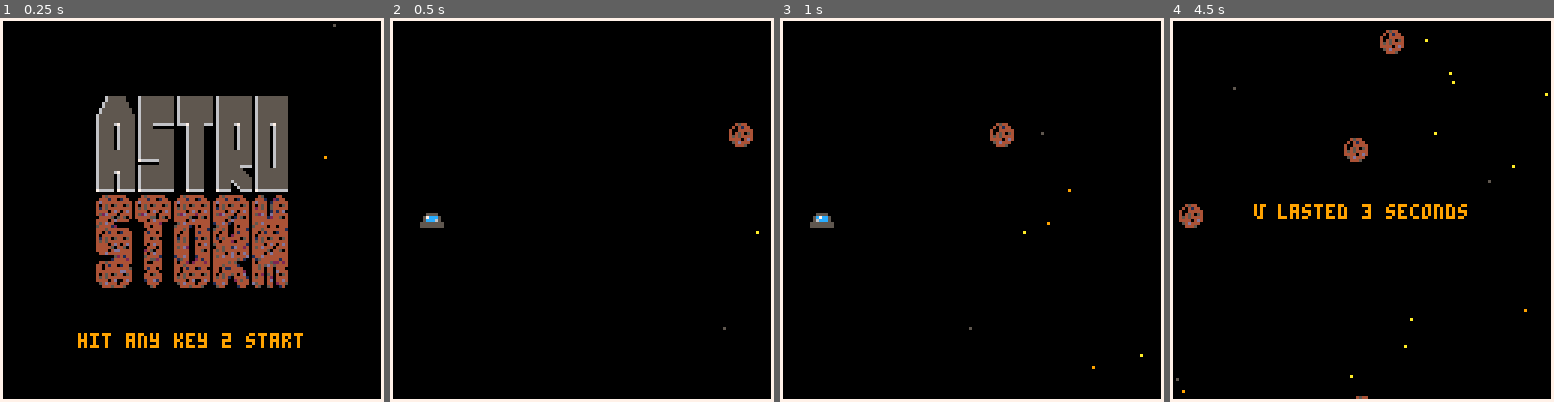
Above: before the commit, frames 1-4 (left to right).
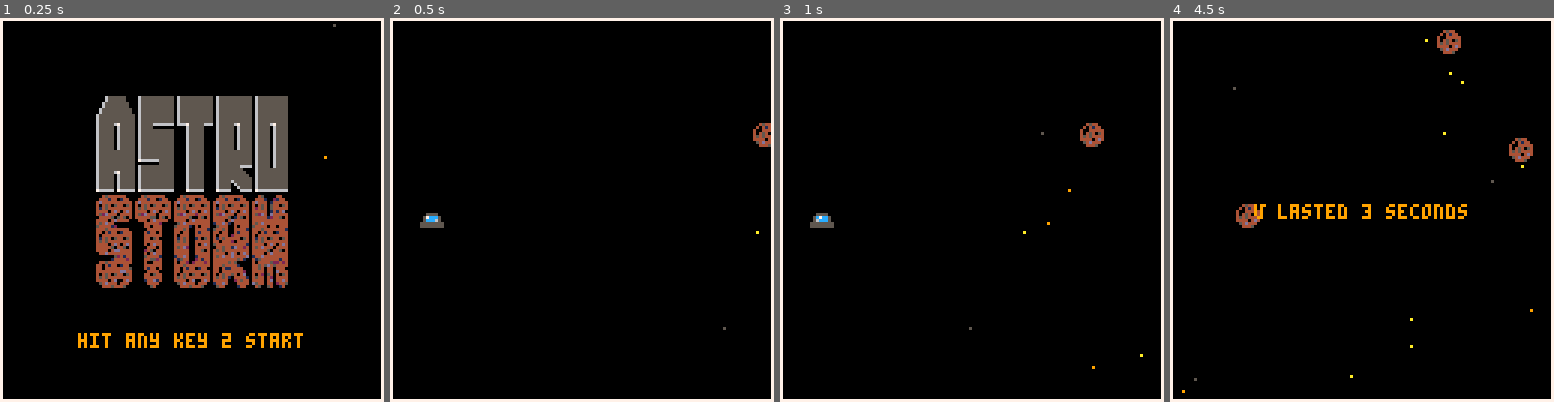
Above: after the commit, the same moments.

Repository: evenbrenden/astrostorm
Game: PICO-8 cartridge astrostorm.p8
Same seed, same stepped clock (60 frames per second), same inputs: the game is played once before the commit and once after it.
Inputs:
- Up to frame 1 (0.25 s): no input
- Up to frame 2 (0.5 s): tap X (X key) at 0.33 s
- Up to frame 3 (1 s): tap O (Z key) at 0.7 s
- Up to frame 4 (4.5 s): tap X (X key) at 1.07, 1.85, 2.97, 4.08 s; hold Right 1.6-2.1 s; tap O (Z key) every 0.4 s from 1.7 to 4.1 s; hold Up 2.15-2.42 s; hold Right 2.47-3.03 s; hold Left 3.08-3.58 s; hold Down 3.63-3.97 s; hold Right from 4.02 s (still down)

Frame 1 is identical in both runs. In frame 2, 0.5% of the frame differs, in the area x 88-100%, y 27-34%; in frame 3, 0.6%; in frame 4, 1.8%, in the area x 1-99%, y 3-100%.

Commit message:
Adjust difficulty progression

Diff:
--- a/astrostorm.p8
+++ b/astrostorm.p8
@@ -106,13 +106,15 @@
 end
 
 function update_difficulty()
-    local interval = 20
-    if tick % (interval*30) == 0 then
-        asteroid_max_speed += 1
-        asteroid_max_speed += 0.5
-        spawn_asteroid_interval -= 8
-        if spawn_asteroid_interval <= 2 then
-            spawn_asteroid_interval = 2
+    local interval = 15*30
+    if tick % interval == 0 and tick != 0 then
+        asteroid_max_speed = 0.5
+        asteroid_max_speed = min(asteroid_max_speed, 4)
+        asteroid_min_speed += 0.25
+        asteroid_min_speed = min(asteroid_min_speed, 4)
+        spawn_asteroid_interval -= 5
+        if spawn_asteroid_interval <= 4 then
+            spawn_asteroid_interval = 4
         end
     end
 end
@@ -251,7 +253,7 @@
 
     asteroid_max_speed = 1
     asteroid_min_speed = 0.5
-    spawn_asteroid_interval = 32
+    spawn_asteroid_interval = 30
 
     objects = {}
     ship = { sprite = 0, x = 10, y = 64, w = 8, h = 5 }
